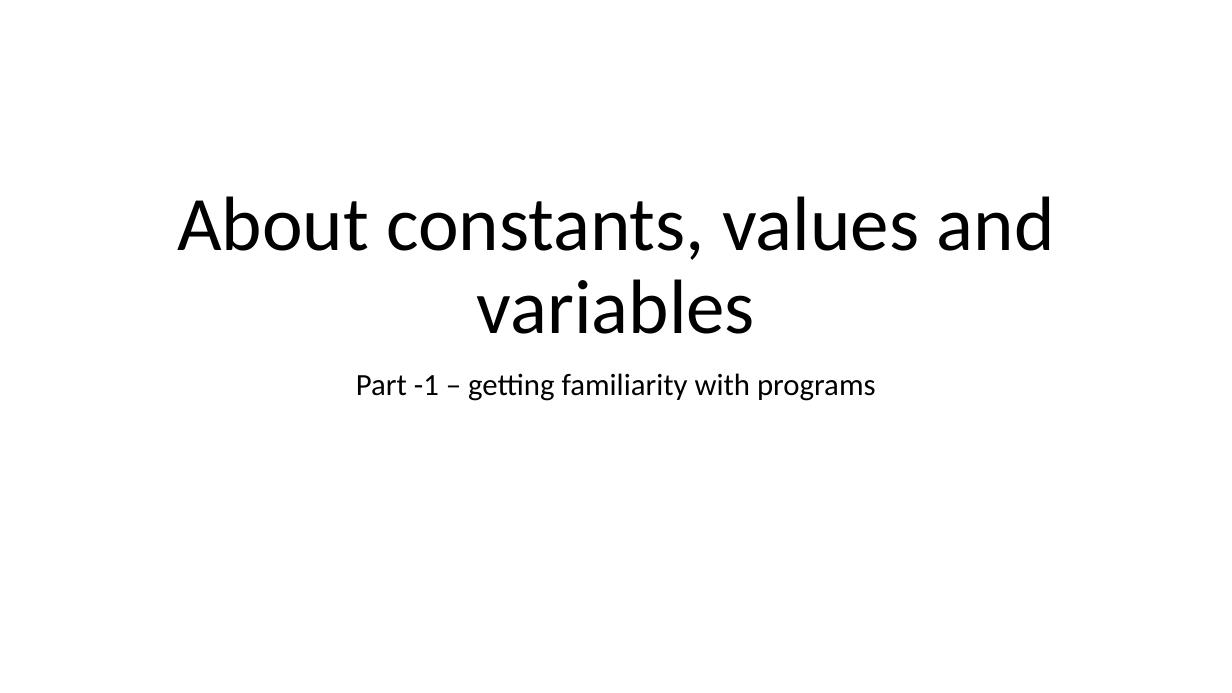
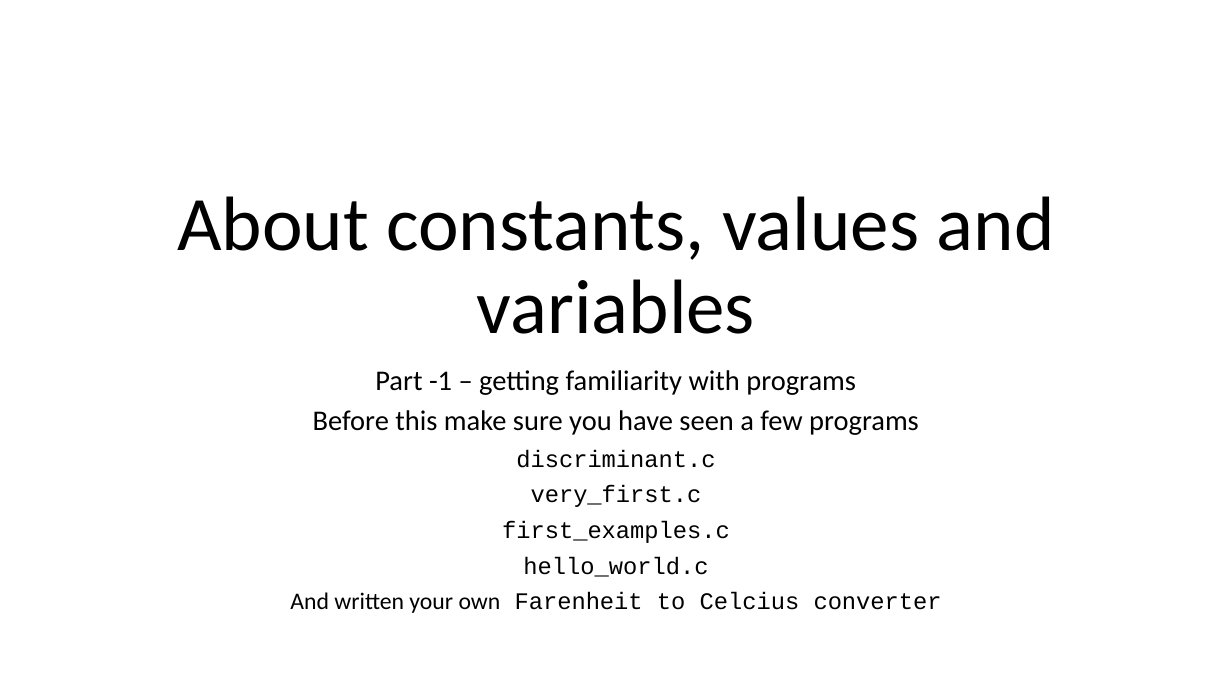
Before and after one commit to rbadrinath/FCP, a slide deck: slide 1 of slides/01-operators-assignment-functions.pptx. Drawn at 1232x693 pixels with LibreOffice and Linux fonts; fonts in the diff are those of the drawing. Boxes give left, top, right and bottom in pixels: in the first picture for what was removed or moved away, otherwise in the second. Text is boxed around its words. In the diff, an @@ line names an element or a change of style, - is before the commit and + after.

Commit message:
new examples

```diff
--- a/slides/01-operators-assignment-functions.pptx
+++ b/slides/01-operators-assignment-functions.pptx
@@ subtitle at [375, 370, 856, 395]: size 24 to 22.2 pt in "Part -1 – getting familiarity with programs"; line spacing 0.9 to 0.8 @@
@@ subtitle at [290, 410, 942, 613]: paragraphs added @@
+Before this make sure you have seen a few programs
+discriminant.c
+very_first.c
+first_examples.c
+hello_world.c
+And written your own Farenheit to Celcius converter
```
Also in this commit, not shown: 16 other files.
